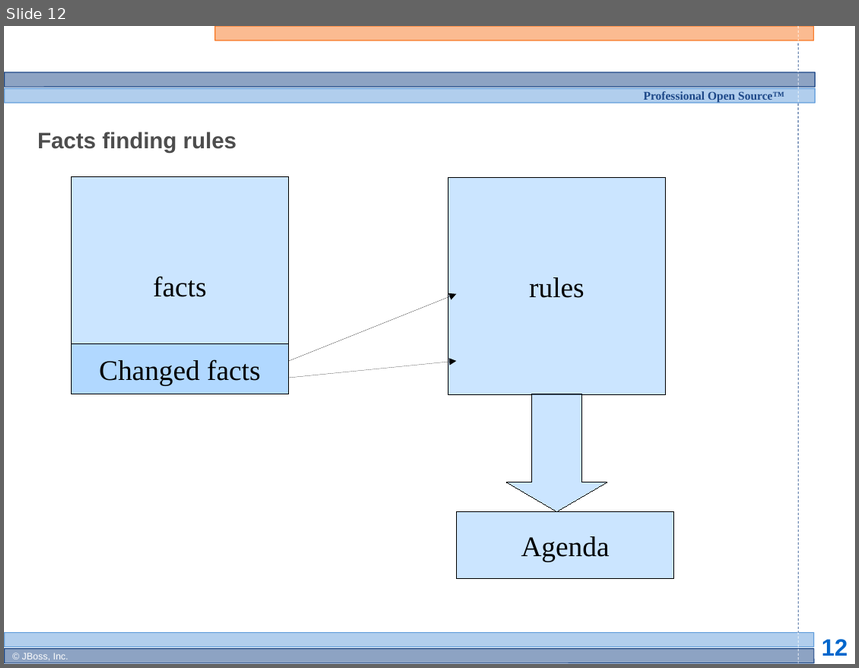
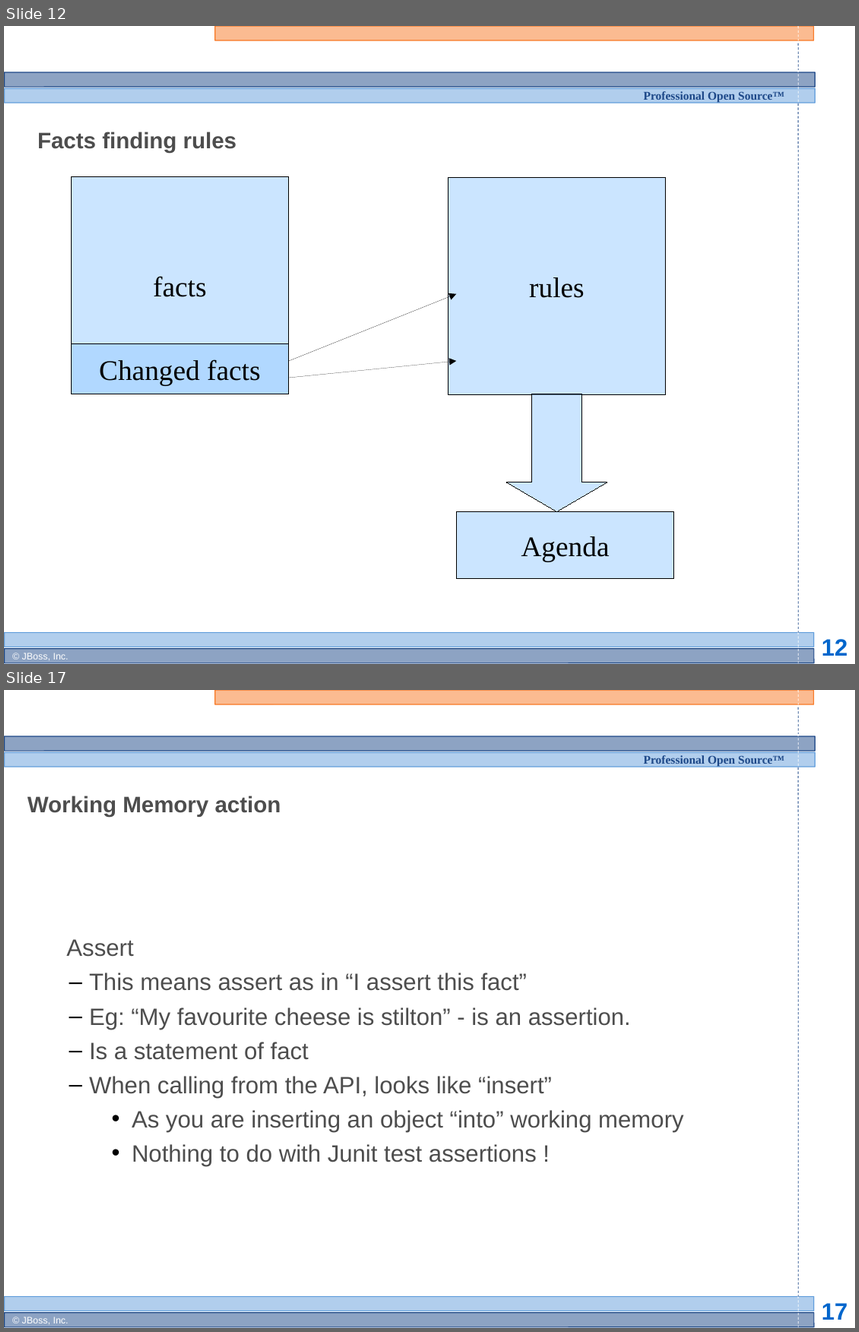
Before and after one commit to bobmcwhirter/drools, a slide deck: documentation/training/developers-course/Module 3 - Rule Engine Concepts 1.odp. Shown one above the other, each under a label of ours: slide 12 before the commit, slides 12 and 17 after it; the slides between them are not shown. The pictures are 859x668 and 859x1332 pixels, drawn with LibreOffice and Linux fonts; fonts in the diff are those of the drawing; background and template pictures are left out. Boxes give left, top, right and bottom in pixels: in the first picture for what was removed or moved away, otherwise in the second. Text is boxed around its words. In the diff, an @@ line names an element or a change of style, - is before the commit and + after.

```diff
--- a/documentation/training/developers-course/Module 3 - Rule Engine Concepts 1.odp
+++ b/documentation/training/developers-course/Module 3 - Rule Engine Concepts 1.odp
@@ slide 17 added at bbox=[4, 690, 855, 1328], background #FFFFFF; not listed: 13 template elements that a slide beside it also shows @@
@@ title added at bbox=[28, 796, 281, 817], 19 pt, text #4D4D4D, bold @@
+Working Memory action
@@ subtitle added at bbox=[66, 939, 683, 1167], 20 pt, text #4D4D4D @@
+  Assert
+  – This means assert as in “I assert this fact”
+  – Eg: “My favourite cheese is stilton” - is an assertion.
+  – Is a statement of fact
+  – When calling from the API, looks like “insert”
+    • As you are inserting an object “into” working memory
+    • Nothing to do with Junit test assertions !
```
Also in this commit, not shown: 7 other slides added.
